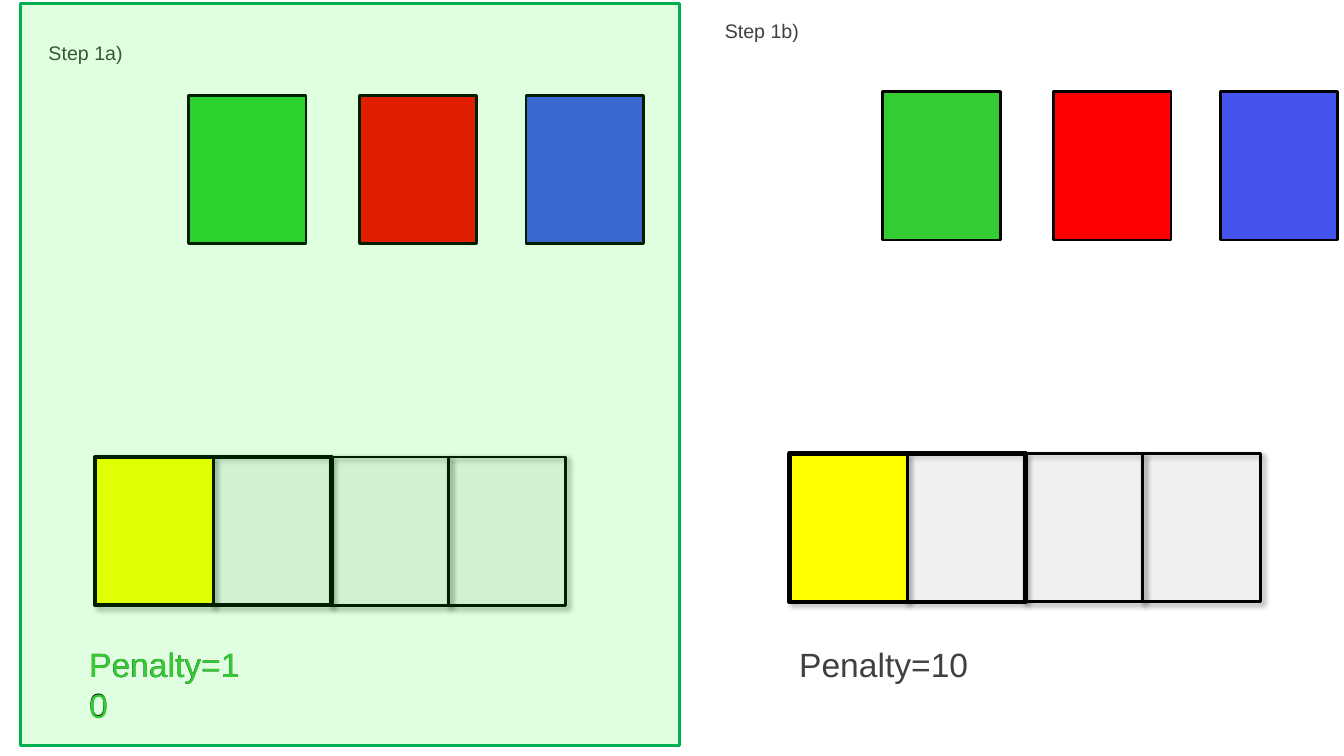
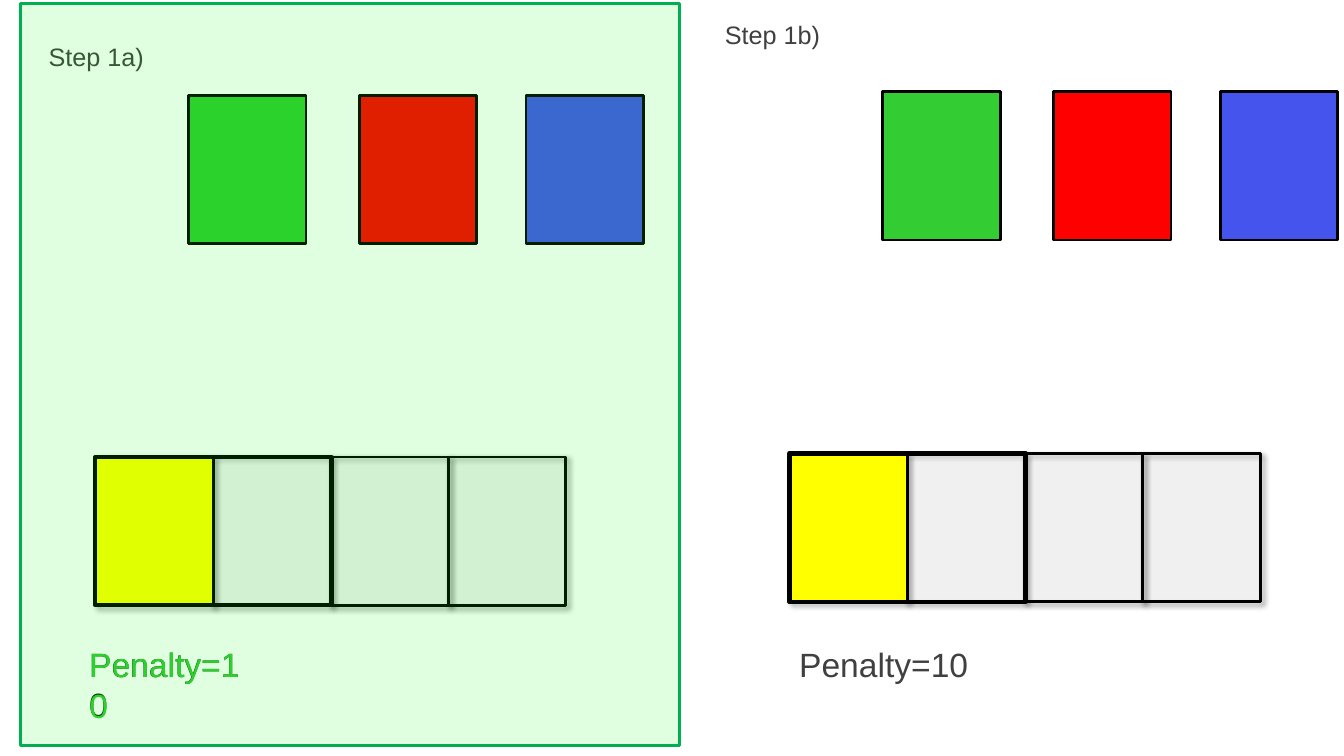
Before and after one commit to CarolinaBianchi/ETPsolver, a slide deck: slide 20 of Optimization/doc/ETPslides_OMAAL_group11.pptx. Drawn at 1344x756 pixels with LibreOffice and Linux fonts; fonts in the diff are those of the drawing; background and template pictures are left out. Boxes give left, top, right and bottom in pixels: in the first picture for what was removed or moved away, otherwise in the second. Text is boxed around its words. In the diff, an @@ line names an element or a change of style, - is before the commit and + after.

```diff
--- a/Optimization/doc/ETPslides_OMAAL_group11.pptx
+++ b/Optimization/doc/ETPslides_OMAAL_group11.pptx
@@ text "Step 1b)" at (x1=725, y1=25, x2=820, y2=50): size 14 to 18 pt @@
@@ text "Step 1a)" at (x1=49, y1=47, x2=143, y2=71): size 14 to 18 pt @@
```
Also in this commit, not shown: 4 other slides changed, 2 slides added, 1 slide removed.
